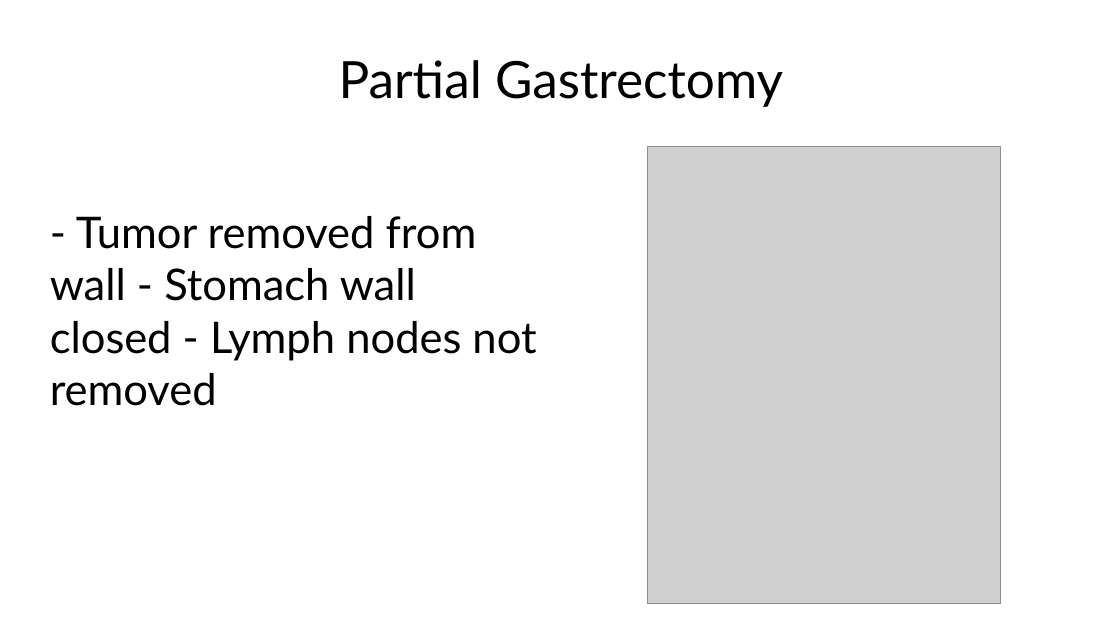
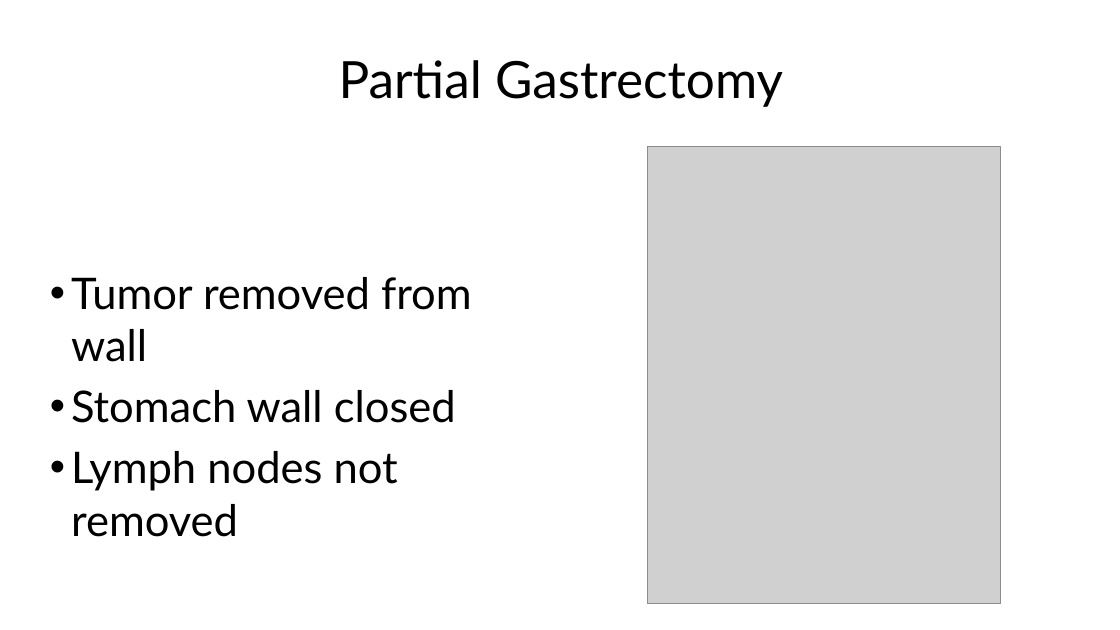
Before and after one commit to jcsalo/patient_education, a slide deck: slide 7 of lci_gist.pptx. Drawn at 1120x630 pixels with LibreOffice and Linux fonts; fonts in the diff are those of the drawing; grey boxes stand for pictures. Boxes give left, top, right and bottom in pixels: in the first picture for what was removed or moved away, otherwise in the second. Text is boxed around its words. In the diff, an @@ line names an element or a change of style, - is before the commit and + after.

```diff
--- a/lci_gist.pptx
+++ b/lci_gist.pptx
@@ text at <box>71,277,472,537</box>: text changed @@
-- Tumor removed from wall - Stomach wall closed - Lymph nodes not removed
+• Tumor removed from wall
+• Stomach wall closed
+• Lymph nodes not removed
```
Also in this commit, not shown: 59 other files.
